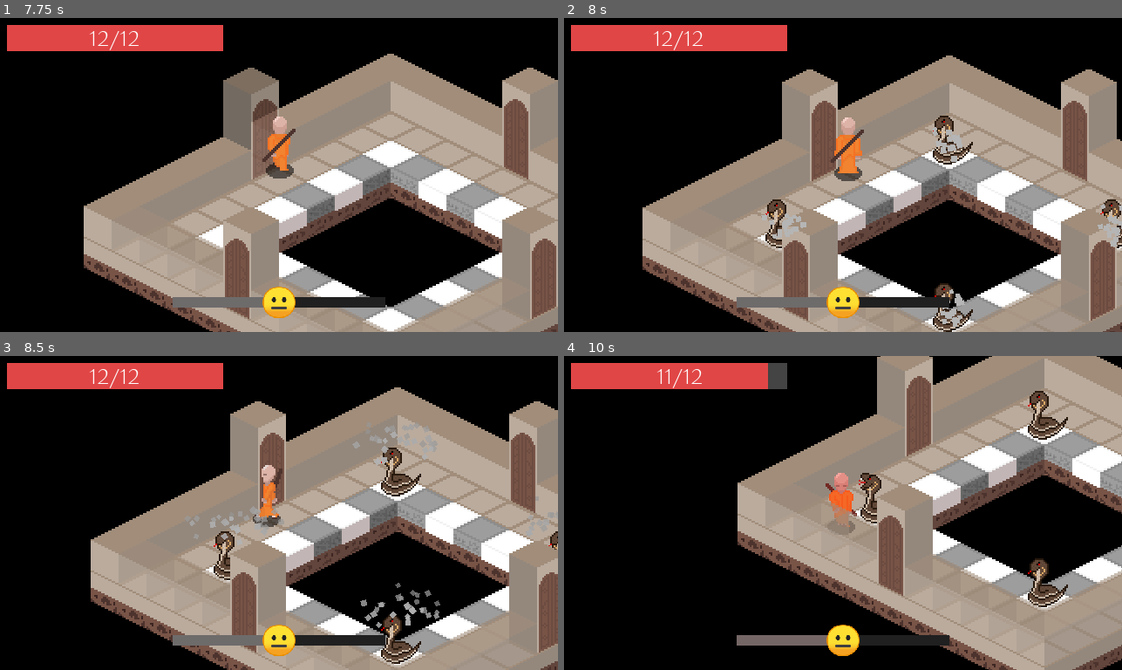
Above: before the commit, frames 1-4 (two rows, left to right).
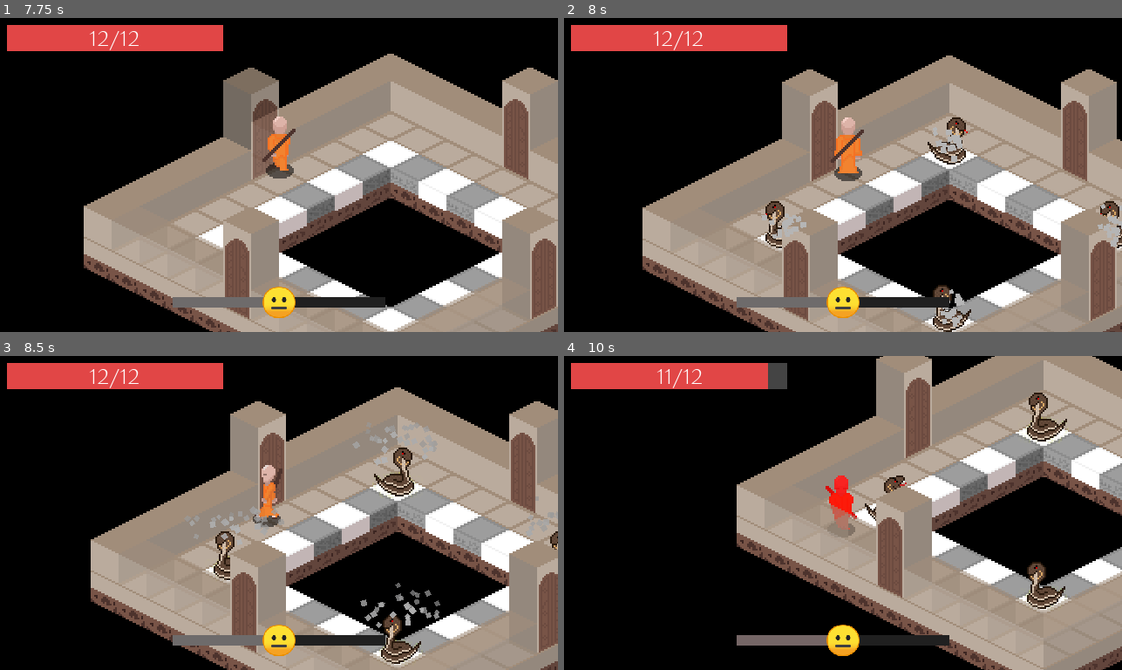
Above: after the commit, the same moments.

Repository: ColmeiaUDESC/gamejaaj6
Game: Godot game, scene res://Cenas/MenuPrincipal.tscn
Same seed, same stepped clock (60 frames per second), same inputs: the game is played once before the commit and once after it.
Inputs (mouse positions are in pixels of both pictures, inside the frame that each line leads up to):
- Up to frame 1 (7.75 s): click "Jogar" at 0.5 s; click "Voltar" at 1.25 s; click "Jogar" at 2 s; click "Save 1" at 2.75 s; click "Novo Jogo" at 3.5 s; click "Novo Jogo" at 4.25 s; tap Enter at 5 s; move the mouse to (401, 159) at 5.02 s; hold D (andar_pra_direita) 5.03-5.78 s; click (401, 159) at 5.1 s; move the mouse to (167, 190) at 5.77 s; hold S (andar_pra_baixo) 5.78-6.53 s; right-click (167, 190) at 5.85 s; move the mouse to (334, 105) at 6.52 s; hold D (andar_pra_direita) 6.53-7.28 s; hold Enter 6.53-7.28 s; move the mouse to (251, 237) at 7.27 s; hold W (andar_pra_cima) from 7.28 s (still down); click (251, 237) at 7.35 s
- Up to frame 2 (8 s): keep holding W (andar_pra_cima)
- Up to frame 3 (8.5 s): move the mouse to (446, 560) at 8.02 s; release W (andar_pra_cima) at 8.03 s; hold A (andar_pra_esquerda) from 8.03 s (still down); hold Right mouse button (ataque_purificacao) from 8.03 s (still down)
- Up to frame 4 (10 s): move the mouse to (675, 465) at 8.77 s; release Right mouse button (ataque_purificacao) at 8.78 s; tap Enter at 8.85 s; move the mouse to (870, 513) at 9.52 s; release A (andar_pra_esquerda) at 9.53 s; hold S (andar_pra_baixo) from 9.53 s (still down); click (870, 513) at 9.6 s

Frame 1 is identical in both runs. In frame 2, 0.9% of the frame differs, in the area x 36-100%, y 31-100%; in frame 3, 0.6%; in frame 4, 7.0%, in the area x 30-100%, y 0-100%.

Commit message:
Corrigir animacoes da cobra

Diff:
--- a/Instanciaveis/Estados/Inimigo/Atirar.gd
+++ b/Instanciaveis/Estados/Inimigo/Atirar.gd
@@ -3,10 +3,25 @@
 export(PackedScene) var projetil: PackedScene
 export(float) var dano: float = 1.0
 
-func executar(_delta: float) -> void:
+var _atacando: bool = false
+
+func ao_entrar():
+	inimigo.sprite.connect("animation_finished", self, "_ao_animacao_acabar")
+
+func executar(delta: float) -> void:
 	if $Timer.is_stopped():
 		$Timer.start()
+	if _atacando:
+		return
+	var dir := -Vector2.LEFT
+	if inimigo.jogador:
+		dir = inimigo.global_position.direction_to(inimigo.jogador.global_position)
+	inimigo.direcao = dir
+	inimigo.gerenciar_movimento(delta)
 
+func ao_sair():
+	if inimigo.sprite.is_connected("animation_finished", self, "_ao_animacao_acabar"):
+		inimigo.sprite.disconnect("animation_finished", self, "_ao_animacao_acabar")
 
 func _on_Timer_timeout():
 	if not inimigo.jogador or inimigo.esta_neutralizado():
@@ -18,7 +33,12 @@
 	projetil_instancia.dano = dano
 	projetil_instancia.position = inimigo.position
 
-	inimigo.animar_ataque(dir)
+	_atacando = true
+	inimigo.sprite.play("atacando")
 	inimigo.get_node("SomAtacar").play()
 
 	inimigo.get_parent().add_child(projetil_instancia)
+
+
+func _ao_animacao_acabar() -> void:
+	_atacando = false
--- a/Instanciaveis/Estados/Inimigo/PrepararAtaque.gd
+++ b/Instanciaveis/Estados/Inimigo/PrepararAtaque.gd
@@ -18,7 +18,7 @@
 signal pulo_finalizou
 
 func ao_entrar() -> void:
-	sprite = inimigo.get_node("Sprite")
+	sprite = inimigo.sprite
 	sprite.flip_h = abs(inimigo.position.direction_to(inimigo.jogador.position).angle()) > PI*.5
 	sprite.play("carregando_ataque")
 	sprite.connect("animation_finished", self, "_ao_animacao_terminar")
--- a/Instanciaveis/Inimigos/Cobra.tscn
+++ b/Instanciaveis/Inimigos/Cobra.tscn
@@ -26,14 +26,19 @@
 
 [sub_resource type="SpriteFrames" id=2]
 animations = [ {
+"frames": [ ExtResource( 9 ), ExtResource( 6 ), ExtResource( 8 ), ExtResource( 10 ) ],
+"loop": true,
+"name": "atacando",
+"speed": 5.0
+}, {
+"frames": [ ExtResource( 3 ), ExtResource( 4 ), ExtResource( 5 ), ExtResource( 2 ) ],
+"loop": true,
+"name": "andando_frente",
+"speed": 5.0
+}, {
 "frames": [ ExtResource( 3 ), ExtResource( 4 ), ExtResource( 5 ), ExtResource( 2 ) ],
 "loop": true,
 "name": "parado",
-"speed": 5.0
-}, {
-"frames": [ ExtResource( 9 ), ExtResource( 6 ), ExtResource( 8 ), ExtResource( 10 ) ],
-"loop": true,
-"name": "atacando",
 "speed": 5.0
 }, {
 "frames": [ ExtResource( 3 ), ExtResource( 4 ), ExtResource( 5 ), ExtResource( 2 ) ],
@@ -44,11 +49,6 @@
 "frames": [ ExtResource( 3 ), ExtResource( 4 ), ExtResource( 5 ), ExtResource( 2 ) ],
 "loop": true,
 "name": "andando_lado",
-"speed": 5.0
-}, {
-"frames": [ ExtResource( 3 ), ExtResource( 4 ), ExtResource( 5 ), ExtResource( 2 ) ],
-"loop": true,
-"name": "andando_frente",
 "speed": 5.0
 } ]
 
@@ -65,7 +65,6 @@
 position = Vector2( 0, -9 )
 frames = SubResource( 2 )
 animation = "andando_lado"
-playing = false
 
 [node name="Visao" type="Area2D" parent="." index="3"]
 position = Vector2( 0, -6 )
--- a/Instanciaveis/Scripts/Inimigo.gd
+++ b/Instanciaveis/Scripts/Inimigo.gd
@@ -7,6 +7,12 @@
 export(float) var velocidade = 1000
 export(float, 1.0, 100.0) var desaceleracao_empurrao = 3.0
 export(float, 1.0, 100.0) var resistencia_empurrao = 1.0
+
+onready var sprite = $Sprite
+onready var gerenciador_estados = $GerenciadorEstados
+onready var som_atacar = $SomAtacar
+onready var som_dano_ofensivo = $SomDanoOffensivo
+onready var som_dano_purificacao = $SomDanoPurificacao
 
 var jogador = null
 var direcao = Vector2.ZERO
@@ -32,7 +38,7 @@
 
 
 func _physics_process(delta: float):
-	$GerenciadorEstados.executar(delta)
+	gerenciador_estados.executar(delta)
 
 
 func inflige_dano(dano: float, agressor: Node2D) -> void:
@@ -42,8 +48,8 @@
 	emit_signal("recebido_dano", dano, agressor, true)
 
 	vida = max(0, vida - dano)
-	$Sprite.executar_anim_dano()
-	$SomDanoOffensivo.play()
+	sprite.executar_anim_dano()
+	som_dano_ofensivo.play()
 
 	if esta_morto():
 		emit_signal("neutralizado", true)
@@ -61,9 +67,9 @@
 	emit_signal("recebido_dano", dano, agressor, false)
 
 	purificacao = min(purificacao_maxima, purificacao + dano)
-	$Sprite.purificacao = purificacao
-	$SomDanoPurificacao.play()
-	$Sprite.emitir_particulas_purificacao()
+	sprite.purificacao = purificacao
+	som_dano_purificacao.play()
+	sprite.emitir_particulas_purificacao()
 	if esta_purificado():
 		set_collision_layer_bit(2, false)
 		set_collision_mask_bit(1, false)
@@ -73,15 +79,15 @@
 
 func mudar_de_estado(novo_estado: String) -> void:
 	if not esta_neutralizado():
-		$GerenciadorEstados.mudar_estado(novo_estado)
+		gerenciador_estados.mudar_estado(novo_estado)
 	elif not esta_morto():
-		$GerenciadorEstados.mudar_estado("Purificado")
+		gerenciador_estados.mudar_estado("Purificado")
 	else:
-		$GerenciadorEstados.mudar_estado("Parado")
+		gerenciador_estados.mudar_estado("Parado")
 
 
 func estado_atual() -> String:
-	return $GerenciadorEstados.estado_atual
+	return gerenciador_estados.estado_atual
 
 
 func esta_purificado() -> bool:
@@ -95,10 +101,6 @@
 func esta_neutralizado() -> bool:
 	return esta_purificado() or esta_morto()
 
-
-func animar_ataque(dir: Vector2) -> void:
-	$Sprite.play("atacando")
-	$Sprite.flip_h = dir.x >= 0
 
 func _pegar_suffixo_anim_dir(dir: Vector2) -> String:
 	var phi := dir.angle()
@@ -118,8 +120,8 @@
 func gerenciar_animacoes_movimento() -> void:
 	if direcao.length() > 0:
 		var sufixo := _pegar_suffixo_anim_dir(direcao)
-		$Sprite.play("andando_" + sufixo)
-		$Sprite.flip_h = sufixo == "lado" and direcao.x < 0
+		sprite.play("andando_" + sufixo)
+		sprite.flip_h = sufixo == "lado" and direcao.x < 0
 
 
 func gerenciar_movimento(delta: float) -> void:
@@ -138,8 +140,3 @@
 
 func _ao_infligir_dano(_dano: int) -> void:
 	emit_signal("infligido_dano")
-
-
-func _on_Sprite_animation_finished():
-	if $Sprite.animation == "atacando":
-		$Sprite.play("andando")
